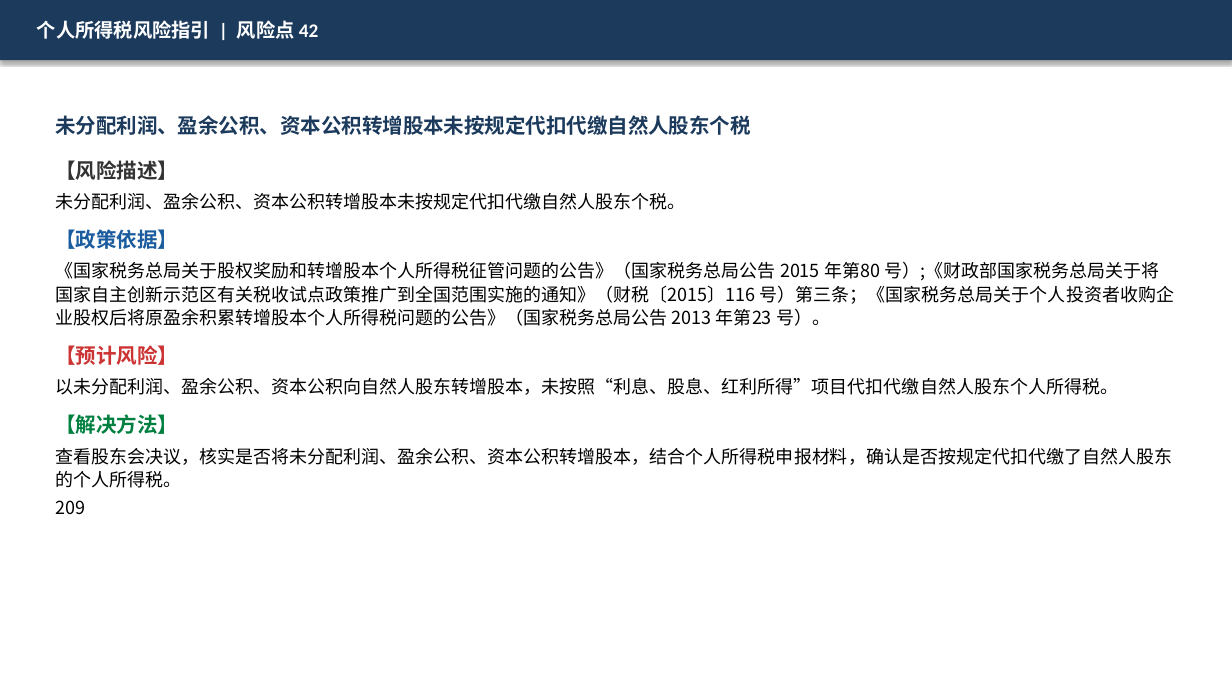
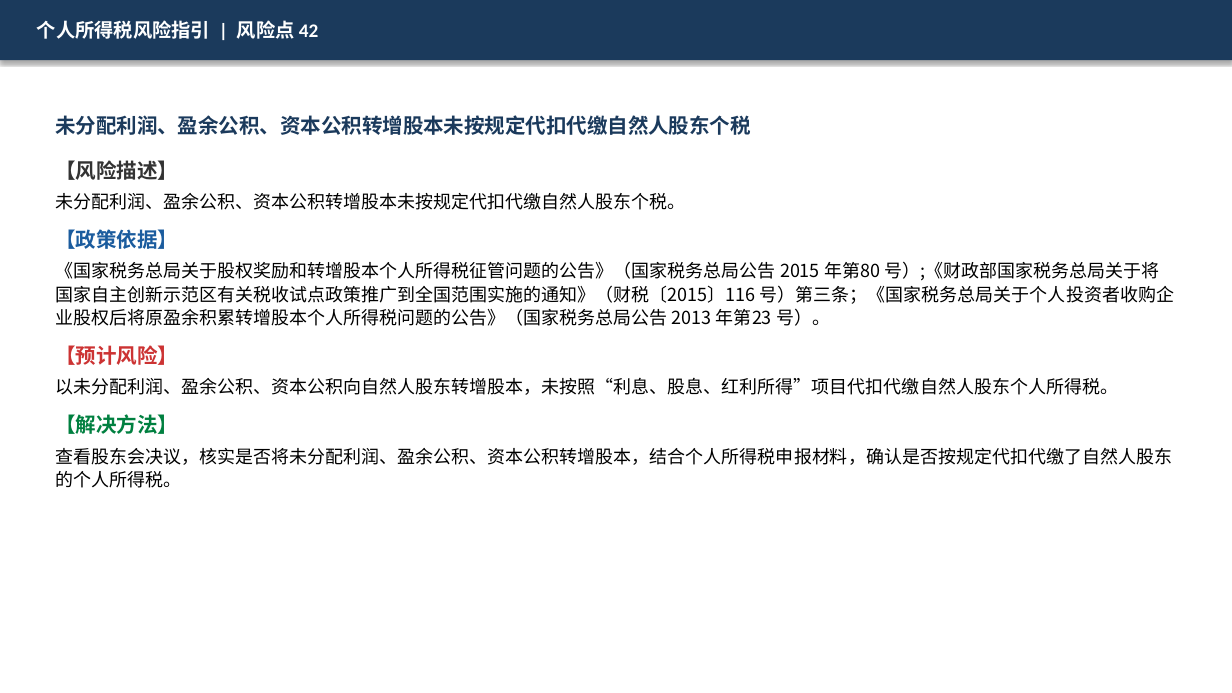
Before and after one commit to SlainTroyard/ppt, a slide deck: slide 43 of ppts_output_v3/03_个人所得税风险指引.pptx. Drawn at 1232x693 pixels with LibreOffice and Linux fonts; fonts in the diff are those of the drawing. Boxes give left, top, right and bottom in pixels: in the first picture for what was removed or moved away, otherwise in the second. Text is boxed around its words. In the diff, an @@ line names an element or a change of style, - is before the commit and + after.

```diff
--- a/ppts_output_v3/03_个人所得税风险指引.pptx
+++ b/ppts_output_v3/03_个人所得税风险指引.pptx
@@ text at (55,500,85,515): paragraph removed @@
-209
```
Also in this commit, not shown: 4 other slides changed, 20 other files.
